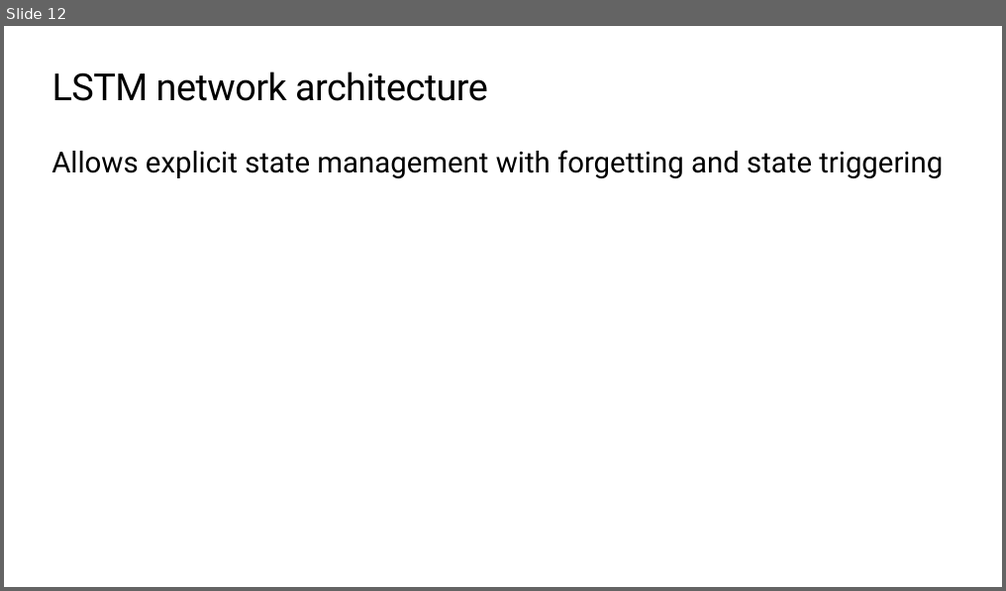
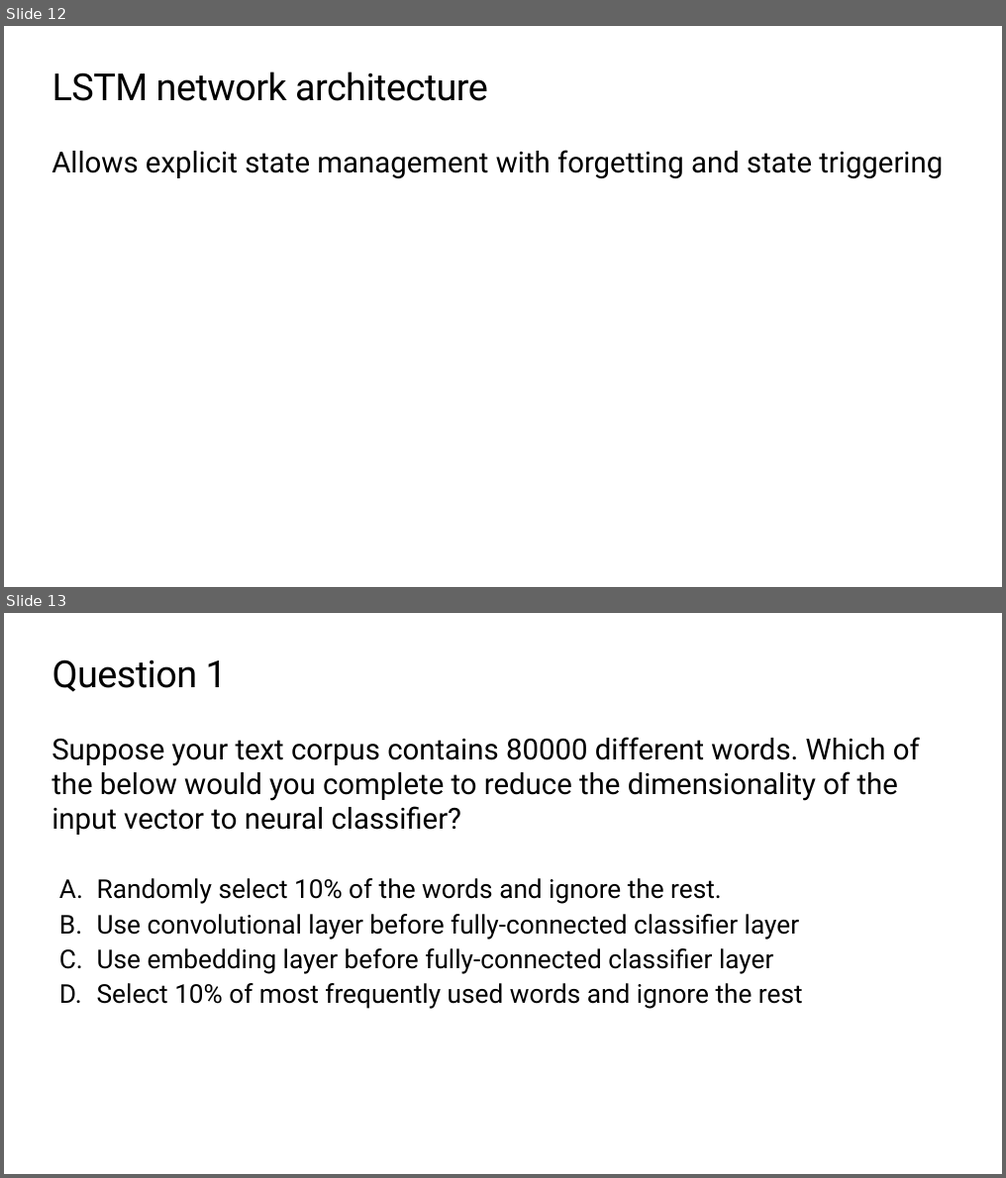
Before and after one commit to microsoft/workshop-library, a slide deck: nlp-tensorflow/slides.pptx. Shown one above the other, each under a label of ours: slide 12 before the commit, slides 12 and 13 after it. The pictures are 1006x591 and 1006x1178 pixels, drawn with LibreOffice and Linux fonts; fonts in the diff are those of the drawing; background and template pictures are left out. Boxes give left, top, right and bottom in pixels: in the first picture for what was removed or moved away, otherwise in the second. Text is boxed around its words. In the diff, an @@ line names an element or a change of style, - is before the commit and + after.

```diff
--- a/nlp-tensorflow/slides.pptx
+++ b/nlp-tensorflow/slides.pptx
@@ slide 13 added at (4,613,1002,1174), background #FFFFFF @@
@@ title added at (53,660,227,692), 36 pt, text #000000 @@
+Question 1
@@ text added at (52,737,920,835), 28 pt, text #000000 @@
+Suppose your text corpus contains 80000 different words. Which of the below would you complete to reduce the dimensionality of the input vector to neural classifier?
@@ text added at (97,878,803,1009), 25 pt, text #000000 @@
+  A. Randomly select 10% of the words and ignore the rest.
+  B. Use convolutional layer before fully-connected classifier layer
+  C. Use embedding layer before fully-connected classifier layer
+  D. Select 10% of most frequently used words and ignore the rest
```
Also in this commit, not shown: 9 other slides added, 3 other files.
